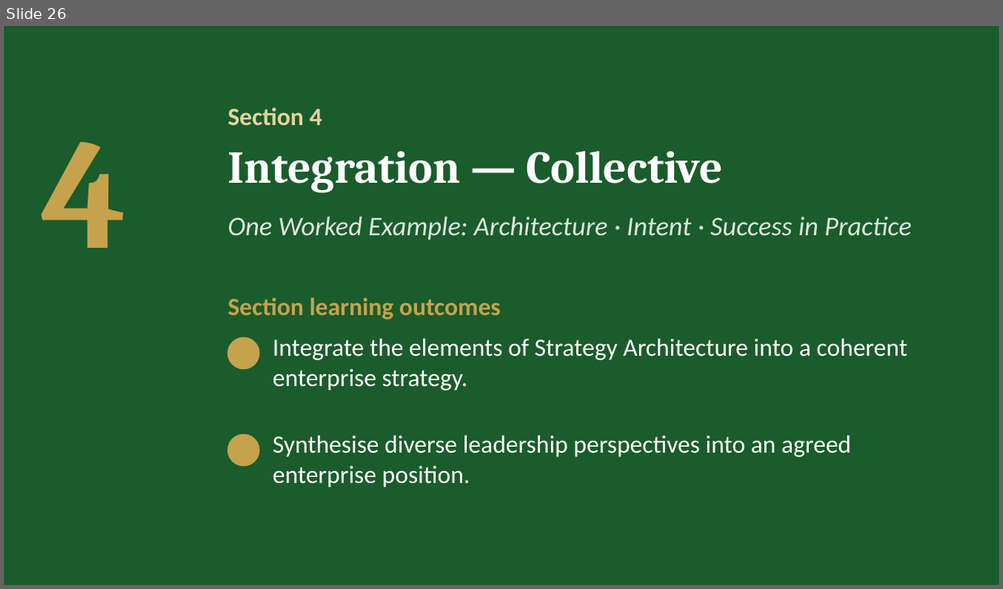
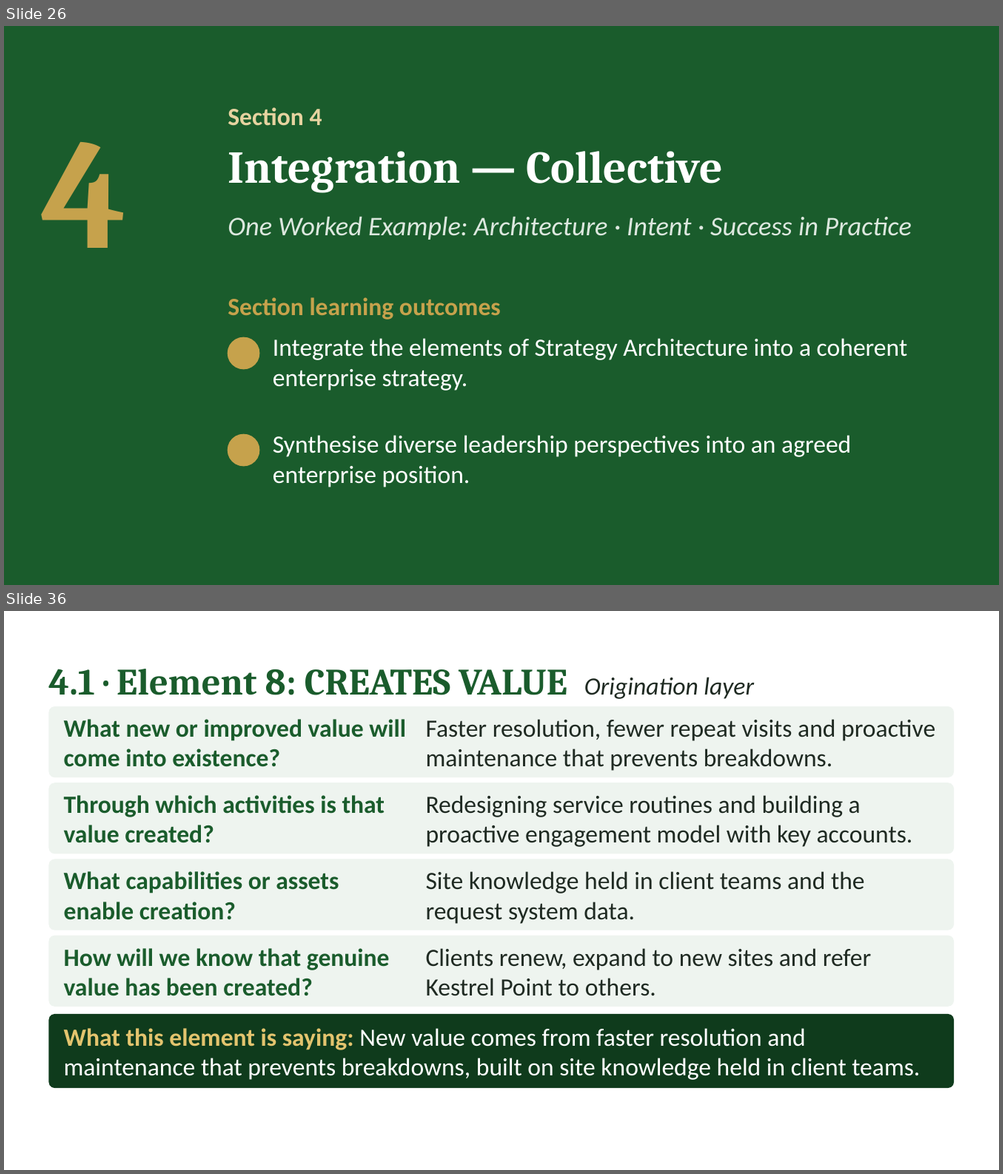
Before and after one commit to IBSL26/ibsl-platform, a slide deck: Unit decks/Unit 02 - Strategy Visioning & Success in Practice (SiP).pptx. Shown one above the other, each under a label of ours: slide 26 before the commit, slides 26 and 36 after it; the slides between them are not shown. The pictures are 1003x589 and 1003x1174 pixels, drawn with LibreOffice and Linux fonts; fonts in the diff are those of the drawing; background and template pictures are left out. Boxes give left, top, right and bottom in pixels: in the first picture for what was removed or moved away, otherwise in the second. Text is boxed around its words. In the diff, an @@ line names an element or a change of style, - is before the commit and + after.

```diff
--- a/Unit decks/Unit 02 - Strategy Visioning & Success in Practice (SiP).pptx
+++ b/Unit decks/Unit 02 - Strategy Visioning & Success in Practice (SiP).pptx
@@ slide 36 added at (x1=4, y1=611, x2=999, y2=1170), background #FFFFFF @@
@@ text added at (x1=48, y1=669, x2=754, y2=699), 36 pt, text #1A5C2C, bold @@
+4.1 · Element 8: CREATES VALUE Origination layer
@@ rounded rectangle added at (x1=48, y1=706, x2=954, y2=777), fill #EEF4EF @@
@@ text added at (x1=64, y1=719, x2=406, y2=767), 24 pt, text #1A5C2C, bold @@
+What new or improved value will come into existence?
@@ text added at (x1=426, y1=719, x2=935, y2=771), 24 pt, text #1F2A22 @@
+Faster resolution, fewer repeat visits and proactive maintenance that prevents breakdowns.
@@ rounded rectangle added at (x1=48, y1=783, x2=954, y2=854), fill #EEF4EF @@
@@ text added at (x1=64, y1=795, x2=385, y2=843), 24 pt, text #1A5C2C, bold @@
+Through which activities is that value created?
@@ text added at (x1=426, y1=795, x2=913, y2=847), 24 pt, text #1F2A22 @@
+Redesigning service routines and building a proactive engagement model with key accounts.
@@ rounded rectangle added at (x1=48, y1=860, x2=954, y2=931), fill #EEF4EF @@
@@ text added at (x1=64, y1=871, x2=338, y2=920), 24 pt, text #1A5C2C, bold @@
+What capabilities or assets enable creation?
@@ text added at (x1=426, y1=871, x2=865, y2=924), 24 pt, text #1F2A22 @@
+Site knowledge held in client teams and the request system data.
@@ rounded rectangle added at (x1=48, y1=936, x2=954, y2=1006), fill #EEF4EF @@
@@ text added at (x1=64, y1=948, x2=390, y2=997), 24 pt, text #1A5C2C, bold @@
+How will we know that genuine value has been created?
@@ text added at (x1=426, y1=948, x2=871, y2=997), 24 pt, text #1F2A22 @@
+Clients renew, expand to new sites and refer Kestrel Point to others.
@@ rounded rectangle added at (x1=48, y1=1014, x2=954, y2=1088), fill #0F3B1C @@
@@ text added at (x1=64, y1=1028, x2=919, y2=1080), 24 pt, text #FFFFFF @@
+What this element is saying: New value comes from faster resolution and maintenance that prevents breakdowns, built on site knowledge held in client teams.
```
Also in this commit, not shown: 3 slides changed, 22 other slides added, 5 slides removed.
